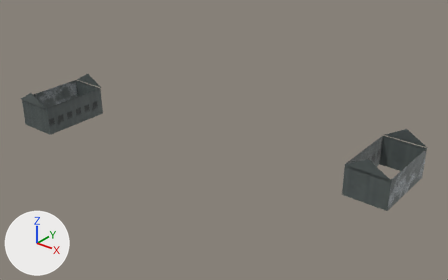
Two versions of the glTF model crates/client/assets/models/pithead/pithead_clad_grey.glb, one commit apart.
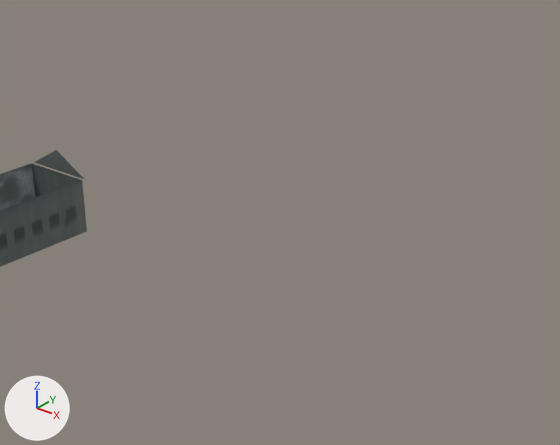
Old and new are each drawn whole from a 50 mm camera at (67.7, -79.5, 47.9) aimed at (3.8, 0.4, -1.6) and again close up on the part from 13% to 75% of the width and 0% to 78% of the height. The axes (+X, +Y, +Z) are drawn at lower left. The lights are the same throughout. The last two pictures show the newer version. Vertices at exactly the same position are counted once.

In view in the first close-up: 'clad_grey'.
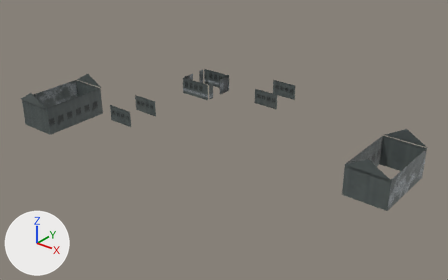
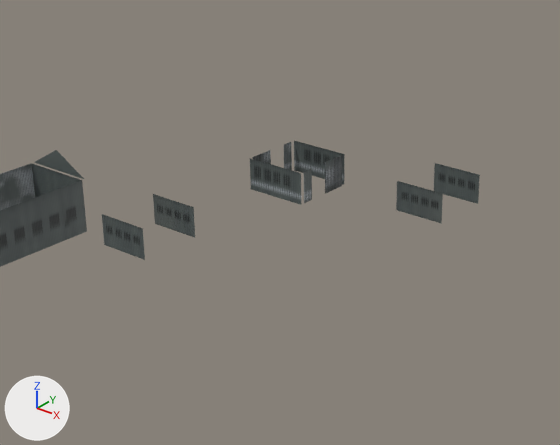
What differs and where, as boxes [x1, y1, x2, y2] in the close-ups (560 x 445 px):
'clad_grey', reshaped: before [0, 150, 87, 267]; after [0, 141, 480, 267]
part 1 of me_clad_grey, added: after [102, 141, 480, 260]

The edits, one by one:
me_clad_grey is used by ob_clad_grey; location (0.0, 0.0, 0.0).
me_clad_grey had 20748 vertices, 38884 faces and spanned x -36.0..36.0, y -14.9..14.9, z -4.5..3.5.
me_clad_grey now has 27750 vertices, 51172 faces and spans x -36.0..36.0, y -14.9..14.9, z -4.5..9.9.
me_clad_grey part 1: 7002 vertices added at x -10.0..10.0, y -14.0..14.0, z 3.5..9.9.
